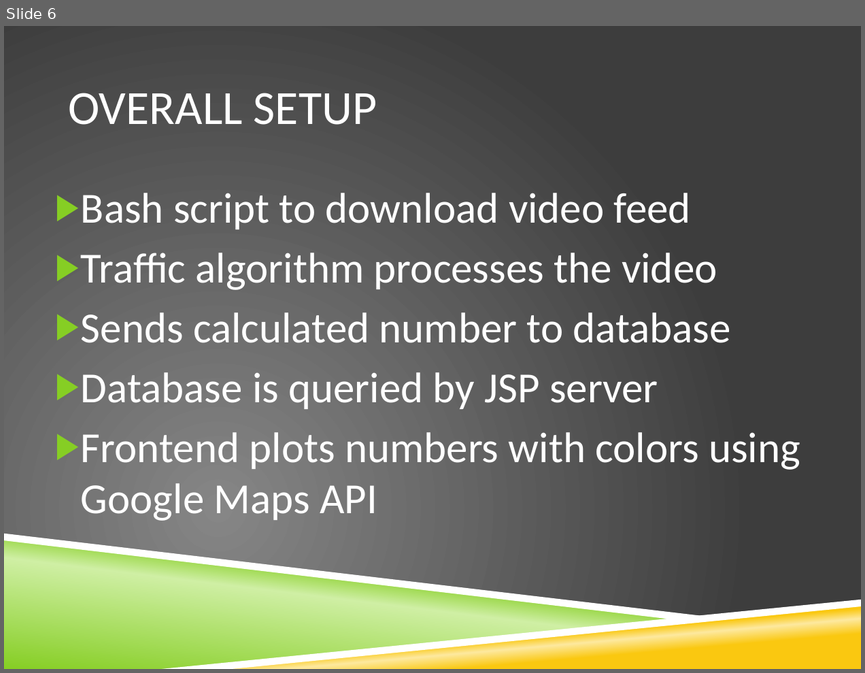
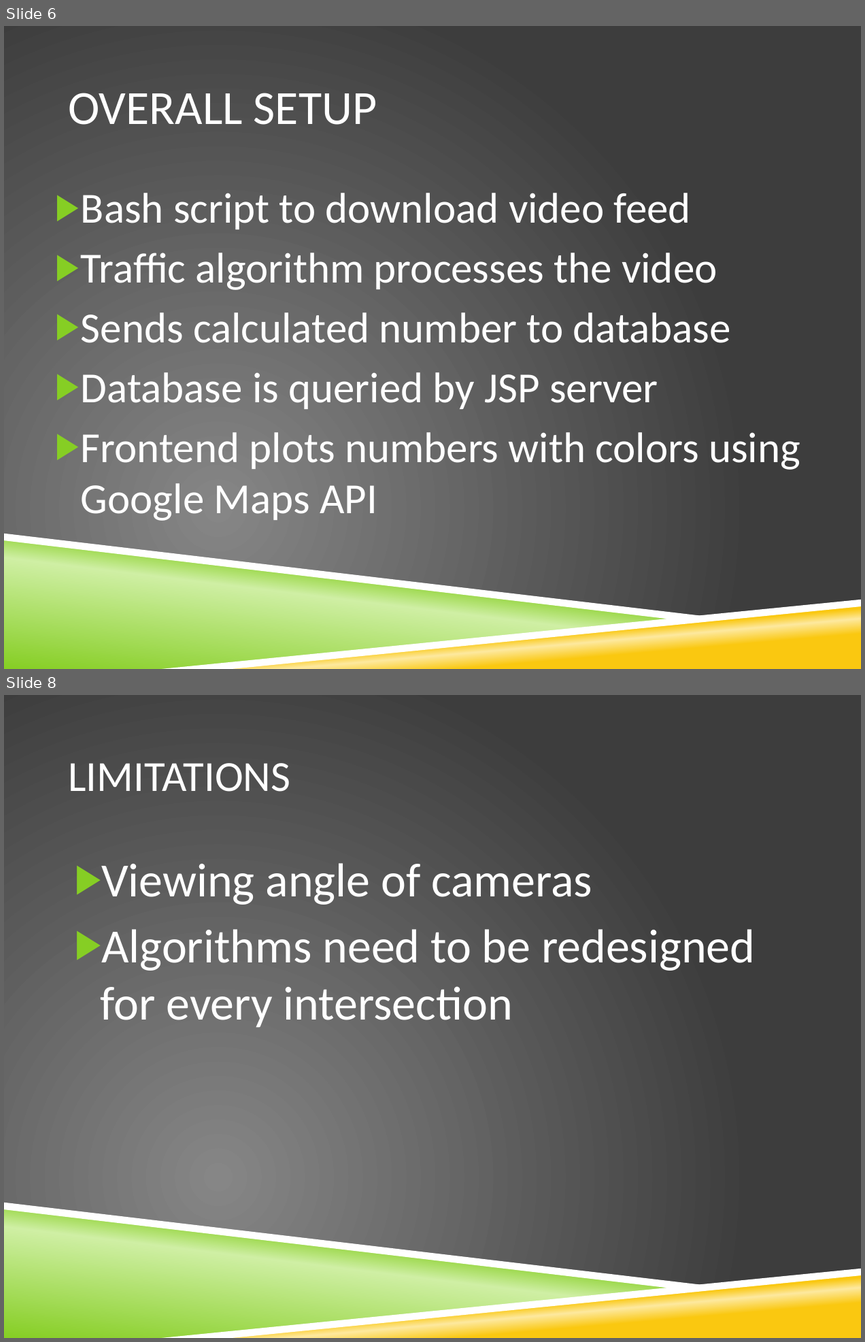
Before and after one commit to global-urban-datafest/Auburn-smartTrafficGrid, a slide deck: smartTrafficGridPresentation.pptx. Shown one above the other, each under a label of ours: slide 6 before the commit, slides 6 and 8 after it; the slides between them are not shown. The pictures are 865x673 and 865x1342 pixels, drawn with LibreOffice and Linux fonts; fonts in the diff are those of the drawing; background and template pictures are left out. Boxes give left, top, right and bottom in pixels: in the first picture for what was removed or moved away, otherwise in the second. Text is boxed around its words. In the diff, an @@ line names an element or a change of style, - is before the commit and + after.

```diff
--- a/smartTrafficGridPresentation.pptx
+++ b/smartTrafficGridPresentation.pptx
@@ slide 8 added at <box>4,695,861,1338</box>, background picture (left out); not listed: 4 template elements that a slide beside it also shows @@
@@ title added at <box>68,763,290,792</box>, 36 pt, text #FFFFFF @@
+LIMITATIONS
@@ text added at <box>101,863,755,1028</box>, 40 pt, text #FFFFFF @@
+▶ Viewing angle of cameras
+▶ Algorithms need to be redesigned for every intersection
```
Also in this commit, not shown: 2 slides changed.
